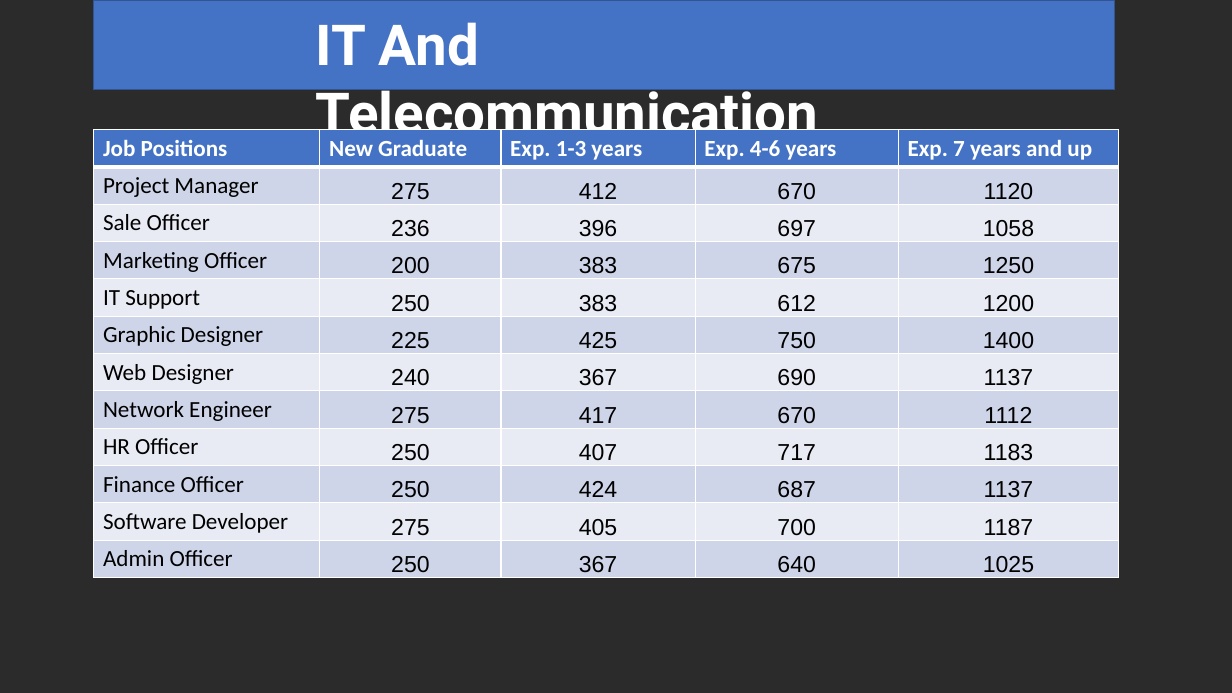
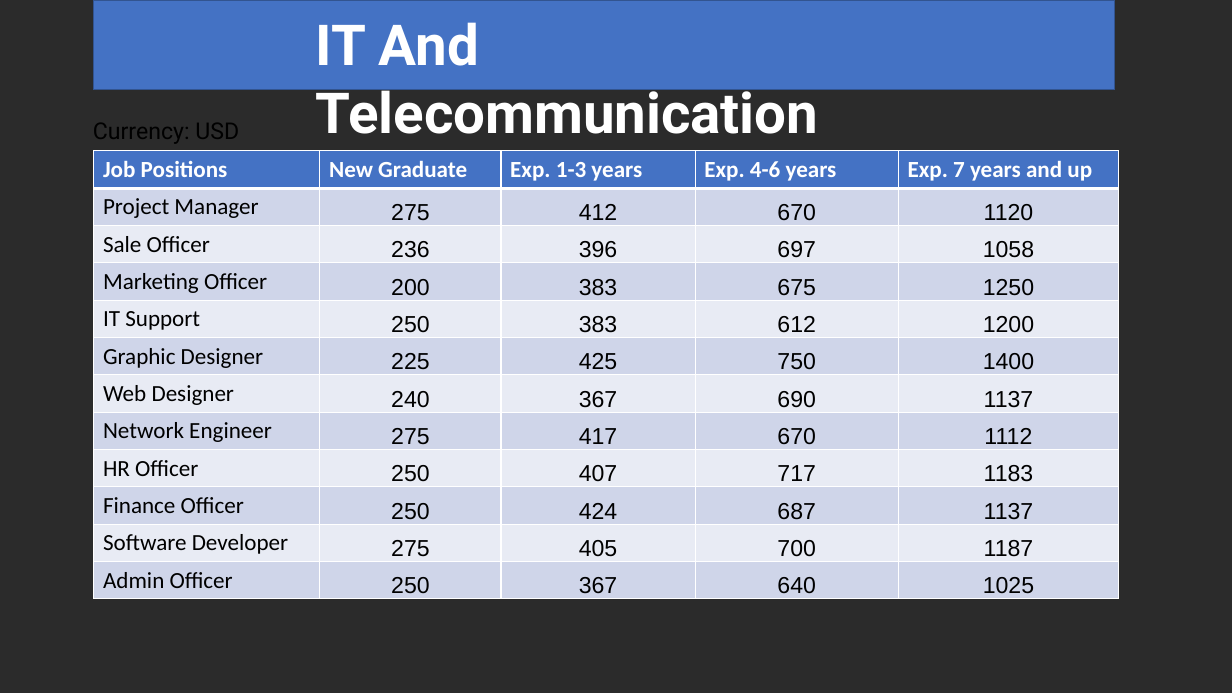
Before and after one commit to Phoud/108salarysurvey2, a slide deck: slide 19 of Presentation/Presentation.pptx (slide 13 before the commit). Drawn at 1232x693 pixels with LibreOffice and Linux fonts; fonts in the diff are those of the drawing; background and template pictures are left out; a plain dark background stands for a picture behind light text. Boxes give left, top, right and bottom in pixels: in the first picture for what was removed or moved away, otherwise in the second. Text is boxed around its words. In the diff, an @@ line names an element or a change of style, - is before the commit and + after.

```diff
--- a/Presentation/Presentation.pptx
+++ b/Presentation/Presentation.pptx
@@ text added at bbox=[93, 123, 239, 143], 18 pt, text #000000 @@
+Currency: USD
@@ table: place and size @@
-table at bbox=[94, 129, 1119, 582]
+table at bbox=[94, 151, 1119, 603]
```
Also in this commit, not shown: 15 other slides changed, 14 slides added, 2 slides removed, 20 other files.
